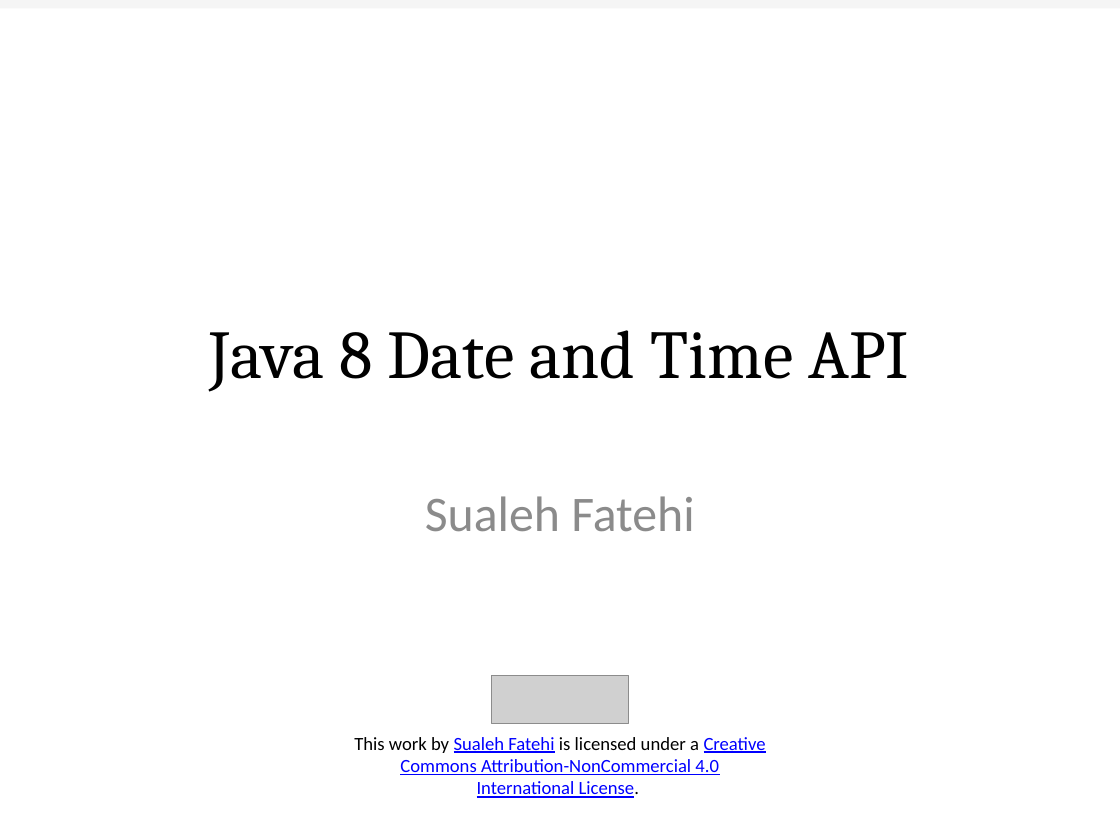
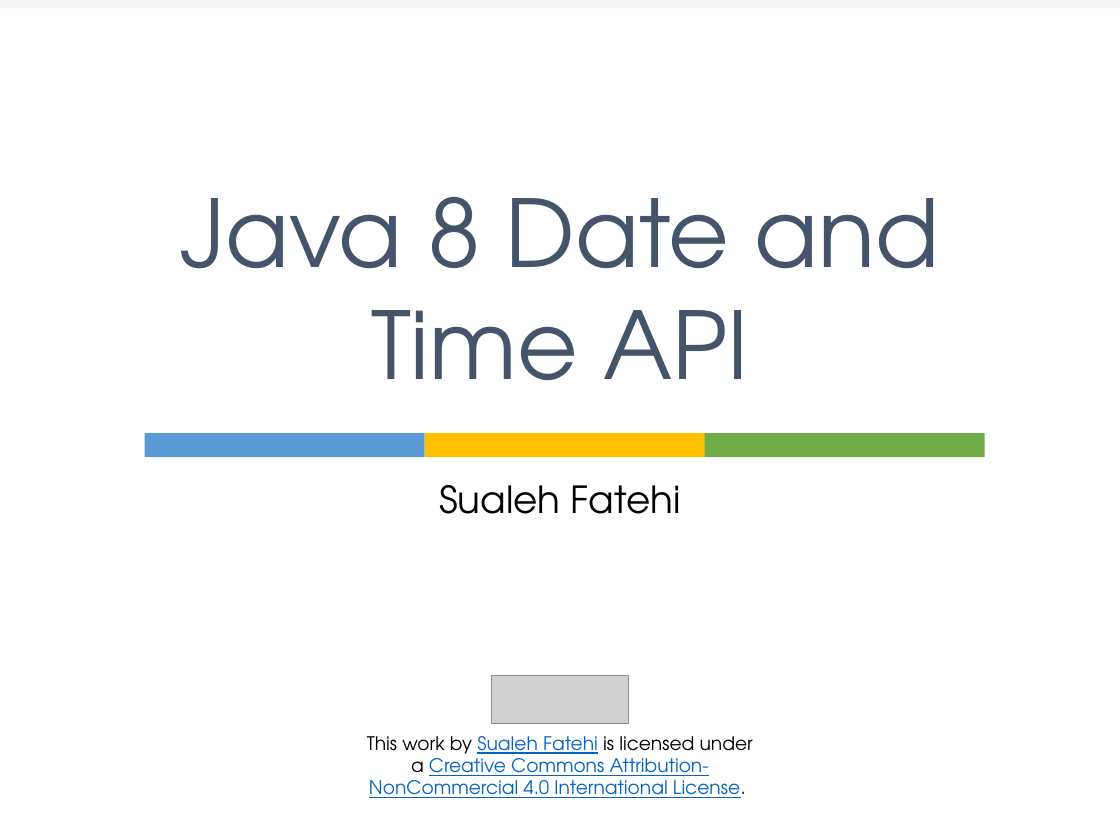
Before and after one commit to sualeh/make-a-date, a slide deck: slide 1 of Java 8 Date and Time API.pptx. Drawn at 1120x840 pixels with LibreOffice and Linux fonts; fonts in the diff are those of the drawing; grey boxes stand for pictures; background and template pictures are left out. Boxes give left, top, right and bottom in pixels: in the first picture for what was removed or moved away, otherwise in the second. Text is boxed around its words. In the diff, an @@ line names an element or a change of style, - is before the commit and + after.

```diff
--- a/Java 8 Date and Time API.pptx
+++ b/Java 8 Date and Time API.pptx
@@ title "Java 8 Date and Time ...": place and size @@
-title "Java 8 Date and Time ..." at <box>210,330,909,391</box>
+title "Java 8 Date and Time ..." at <box>181,197,940,380</box>
@@ title "Java 8 Date and Time ..." at <box>181,197,940,380</box>: size 44 to 60 pt, font Cambria to TeX Gyre Adventor, text colour #000000 to #44546A; vertical alignment middle to bottom @@
@@ rectangle added at <box>144,433,424,458</box>, fill #5B9BD5 @@
@@ rectangle added at <box>424,433,704,458</box>, fill #FFC000 @@
@@ rectangle added at <box>704,433,984,458</box>, fill #70AD47 @@
@@ subtitle "Sualeh Fatehi" at <box>439,485,681,514</box>: size 32 to 24 pt, font Calibri to TeX Gyre Adventor, text colour #8C8C8C to #000000; line spacing 1 to 0.9 @@
@@ text "This work by Sualeh Fatehi ..." at <box>367,736,753,798</box>: font Calibri to TeX Gyre Adventor; text colour #0000FF to #0563C1 in "Sualeh Fatehi Creative Commons Attribution-NonCommercial 4.0 ..." @@
```
Also in this commit, not shown: 41 other slides changed.
